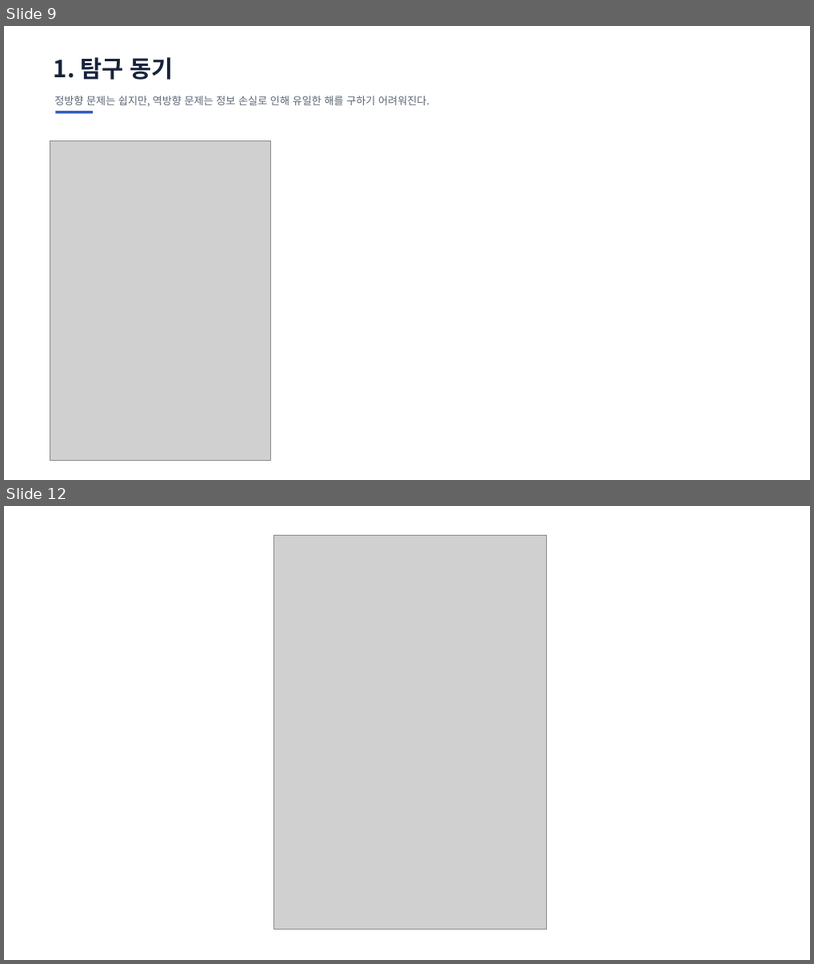
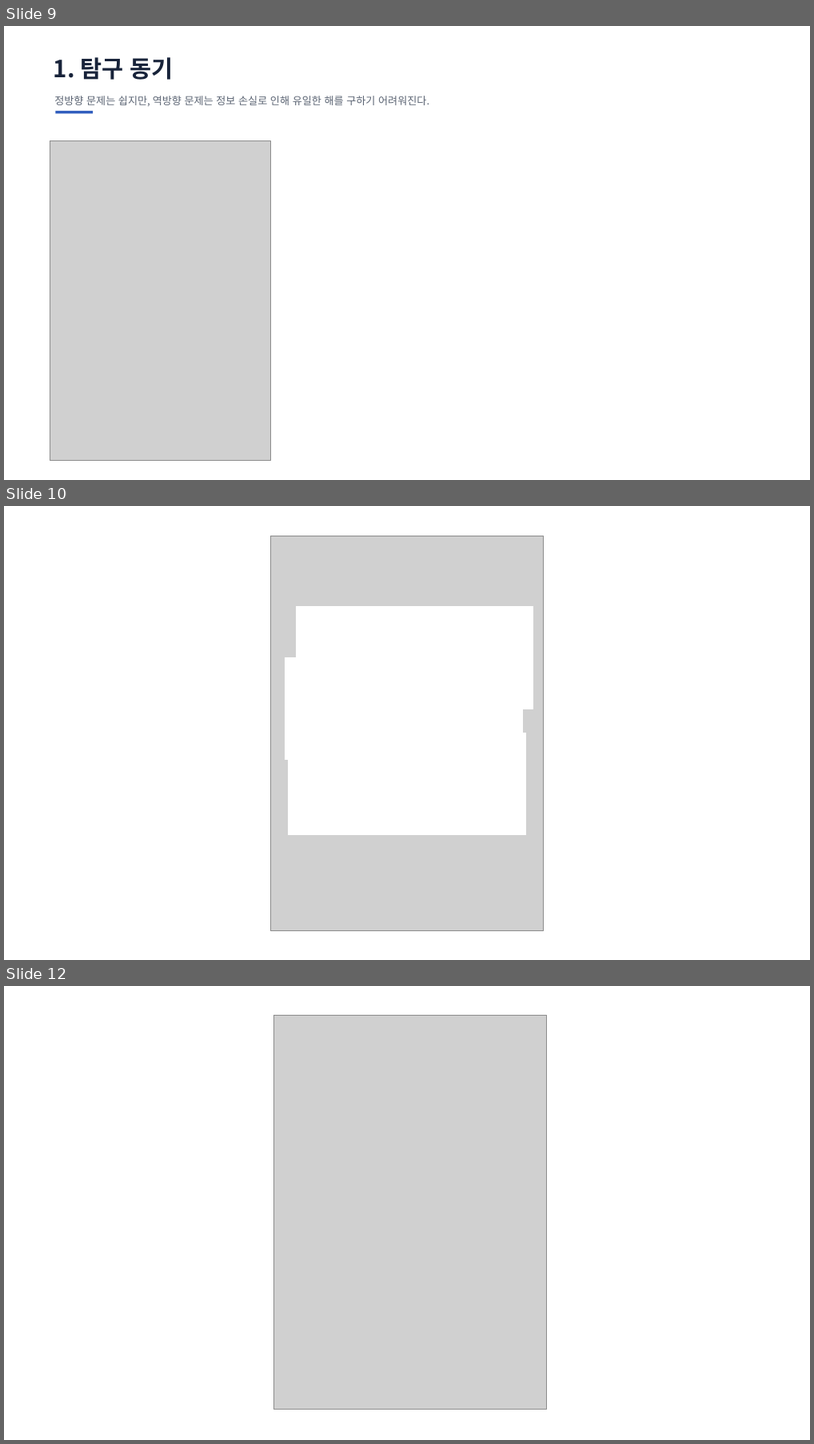
Before and after one commit to ohyunu525/KK-AI, a slide deck: Documents/보고서 파일.pptx. Shown one above the other, each under a label of ours: slides 9 and 12 before the commit, slides 9, 10 and 12 after it; the slides between them are not shown. The pictures are 814x964 and 814x1444 pixels, drawn with LibreOffice and Linux fonts; fonts in the diff are those of the drawing; grey boxes stand for pictures; background and template pictures are left out. Boxes give left, top, right and bottom in pixels: in the first picture for what was removed or moved away, otherwise in the second. Text is boxed around its words. In the diff, an @@ line names an element or a change of style, - is before the commit and + after.

```diff
--- a/Documents/보고서 파일.pptx
+++ b/Documents/보고서 파일.pptx
@@ slide 10 added at <box>4,506,810,960</box>, background picture (left out) @@
@@ picture added at <box>270,536,544,930</box> @@
@@ rectangle added at <box>296,607,534,708</box>, fill #FFFFFF, outline #FFFFFF 1.5 pt @@
@@ rectangle added at <box>286,658,523,760</box>, fill #FFFFFF, outline #FFFFFF 1.5 pt @@
@@ rectangle added at <box>289,733,526,835</box>, fill #FFFFFF, outline #FFFFFF 1.5 pt @@
```
Also in this commit, not shown: 4 slides changed, 4 other slides added, 2 slides removed.
